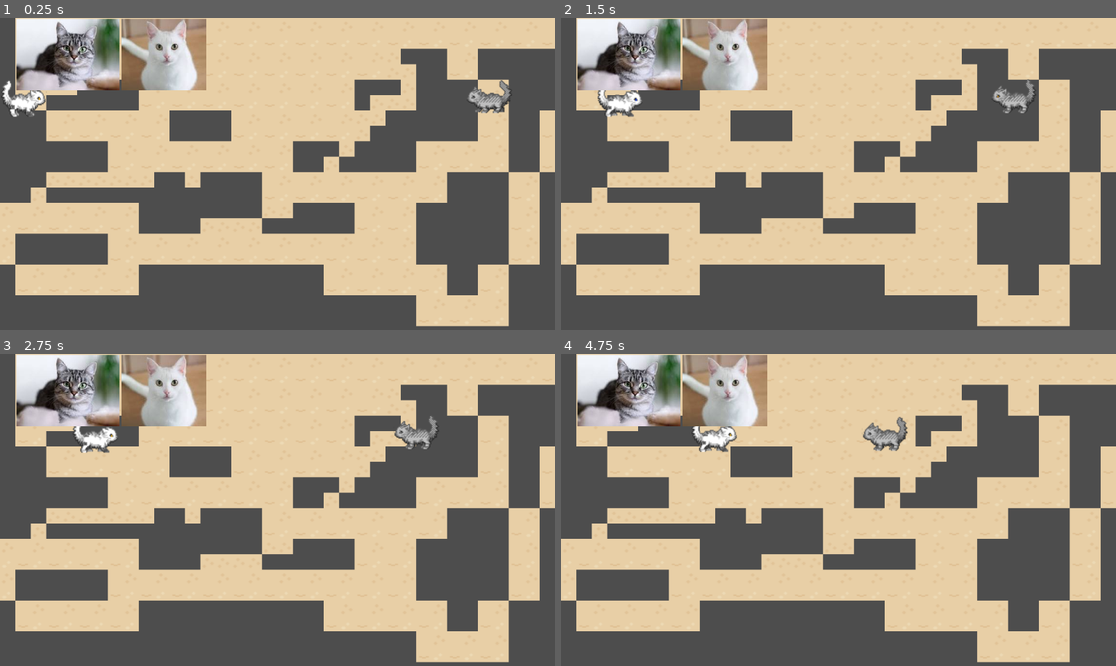
Above: before the commit, frames 1-4 (two rows, left to right).
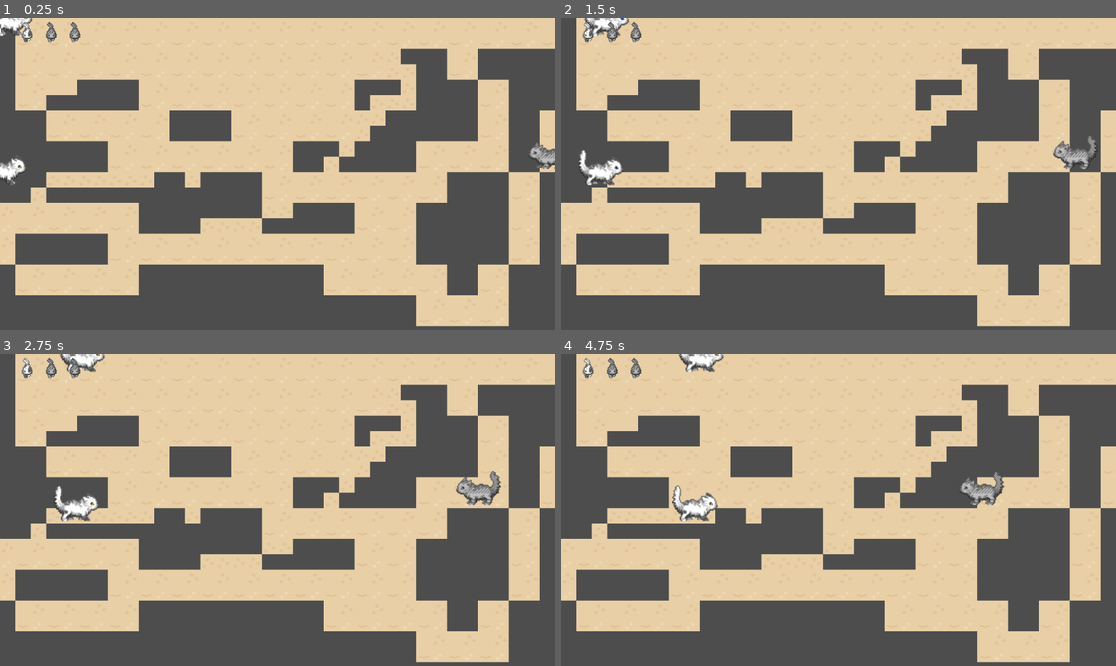
Above: after the commit, the same moments.

Repository: KimmelDevs/Pawrena-
Game: Godot game, scene res://main.tscn
Two runs of this game, one before a commit and one after it. Both use one fixed random seed, a clock stepped at 60 frames per second and the inputs below.
Inputs (mouse positions are in pixels of both pictures, inside the frame that each line leads up to; where the layout moved, square brackets give the same spot in the first picture):
- Up to frame 1 (0.25 s): no input
- Up to frame 2 (1.5 s): click (633, 55) at 0.52 s; click (588, 55) [627, 55] at 1.25 s
- Up to frame 3 (2.75 s): click (49, 391) [166, 391] at 2 s
- Up to frame 4 (4.75 s): click (588, 391) [627, 391] at 2.75 s; click (610, 391) [727, 391] at 3.5 s; click (633, 391) at 4.27 s

The runs differ from the first frame. In frame 1, 9.2% of the frame differs, in the area x 0-100%, y 0-54%; in frame 2, 9.3%; in frame 3, 9.5%; in frame 4, 9.7%, in the area x 2-80%, y 0-54%.

Commit message:
cat shooter

Diff:
--- /dev/null
+++ b/Projectiles/cat_projectile.tscn
@@ -0,0 +1,61 @@
+[gd_scene load_steps=7 format=3 uid="uid://0cug6tlndhwf"]
+
+[ext_resource type="Texture2D" uid="uid://csm4ufmkjclll" path="res://CatButton2.png" id="1_6ayv4"]
+[ext_resource type="Script" uid="uid://dygbie6midc4c" path="res://cat_projectile.gd" id="1_jfoqw"]
+
+[sub_resource type="RectangleShape2D" id="RectangleShape2D_jfoqw"]
+
+[sub_resource type="Animation" id="Animation_vcqd4"]
+resource_name = "new_animation"
+tracks/0/type = "value"
+tracks/0/imported = false
+tracks/0/enabled = true
+tracks/0/path = NodePath("Sprite2D:frame")
+tracks/0/interp = 1
+tracks/0/loop_wrap = true
+tracks/0/keys = {
+"times": PackedFloat32Array(0, 0.0333333, 0.0666666, 0.1, 0.133333, 0.2, 0.233333, 0.266667, 0.3, 0.333333, 0.366667, 0.4, 0.433333, 0.466667, 0.5, 0.533333, 0.566667, 0.633333, 0.666667, 0.733333, 0.766667, 0.833333, 0.866667, 0.933333),
+"transitions": PackedFloat32Array(1, 1, 1, 1, 1, 1, 1, 1, 1, 1, 1, 1, 1, 1, 1, 1, 1, 1, 1, 1, 1, 1, 1, 1),
+"update": 1,
+"values": [0, 0, 0, 0, 0, 0, 0, 0, 0, 0, 0, 0, 0, 0, 0, 0, 0, 0, 0, 0, 0, 0, 0, 0]
+}
+
+[sub_resource type="Animation" id="Animation_utpcu"]
+length = 0.001
+tracks/0/type = "value"
+tracks/0/imported = false
+tracks/0/enabled = true
+tracks/0/path = NodePath("Sprite2D:frame")
+tracks/0/interp = 1
+tracks/0/loop_wrap = true
+tracks/0/keys = {
+"times": PackedFloat32Array(0),
+"transitions": PackedFloat32Array(1),
+"update": 1,
+"values": [0]
+}
+
+[sub_resource type="AnimationLibrary" id="AnimationLibrary_83kph"]
+_data = {
+&"RESET": SubResource("Animation_utpcu"),
+&"new_animation": SubResource("Animation_vcqd4")
+}
+
+[node name="Cat_Projectile" type="Node2D"]
+script = ExtResource("1_jfoqw")
+
+[node name="Sprite2D" type="Sprite2D" parent="."]
+scale = Vector2(0.738889, 0.517241)
+texture = ExtResource("1_6ayv4")
+
+[node name="ChaseArea" type="Area2D" parent="."]
+
+[node name="CollisionShape2D" type="CollisionShape2D" parent="ChaseArea"]
+shape = SubResource("RectangleShape2D_jfoqw")
+
+[node name="AnimationPlayer" type="AnimationPlayer" parent="."]
+libraries = {
+&"": SubResource("AnimationLibrary_83kph")
+}
+
+[connection signal="area_entered" from="ChaseArea" to="." method="_on_chase_area_area_entered"]
--- /dev/null
+++ b/cat_projectile.gd
@@ -0,0 +1,40 @@
+extends Node2D
+
+@export var speed := 200.0
+@export var damage := 1
+var target: Node2D = null
+var has_hit := false  # ✅ Add flag to prevent multiple hits
+
+@onready var chase_area = $ChaseArea
+@onready var anim = $AnimationPlayer
+
+func _ready():
+	if anim:
+		anim.play("Fly")  # Optional flying animation
+	chase_area.connect("area_entered", Callable(self, "_on_chase_area_entered"))
+
+func _process(delta):
+	if has_hit:
+		return  # ✅ Don't move or do anything if already hit
+
+	if target and is_instance_valid(target):
+		var direction = (target.global_position - global_position).normalized()
+		global_position += direction * speed * delta
+	else:
+		queue_free()
+
+func _on_chase_area_entered(area: Area2D):
+	if has_hit:
+		return  # ✅ Already hit once, ignore further collisions
+
+	# Ignore detection areas like "ChaseArea"
+	if area.name == "ChaseArea" or area.is_in_group("detection_zones"):
+		return
+
+	var body = area.get_parent()
+
+	if body == target:
+		if "take_damage" in body:
+			body.take_damage(damage)
+		has_hit = true
+		queue_free()  # ✅ Remove projectile after hitting target
--- /dev/null
+++ b/cat_unit_3.gd
@@ -0,0 +1,91 @@
+extends Node2D
+
+@export var speed := 30.0
+@export var max_hp := 8
+@export var damage := 2
+@export var attack_interval := 2.0
+@export var projectile_scene: PackedScene = preload("res://Projectiles/cat_projectile.tscn")
+
+@onready var anim = $AnimationPlayer
+@onready var chase_area = $ChaseArea
+@onready var detector_area = $Detector  # Make sure this exists in your scene!
+
+var hp := max_hp
+var is_attacking = false
+var is_chasing = false
+var attack_timer := 0.0
+var current_target: Node2D = null
+
+func _ready():
+	anim.play("Walk")
+	chase_area.connect("area_entered", _on_chase_area_entered)
+	chase_area.connect("area_exited", _on_chase_area_exited)
+	detector_area.connect("area_entered", _on_detector_area_entered)
+
+func _process(delta):
+	if is_attacking:
+		if current_target == null or not is_instance_valid(current_target):
+			stop_attacking()
+			return
+
+		look_at(current_target.global_position)
+		attack_timer -= delta
+		if attack_timer <= 0:
+			fire_projectile()
+			attack_timer = attack_interval
+	elif is_chasing and current_target:
+		var direction = (current_target.global_position - global_position).normalized()
+		position += direction * speed * delta
+	else:
+		position.x += speed * delta  # Default walk
+
+func _on_detector_area_entered(area: Area2D):
+	var detected = area.get_parent()
+	if not detected.is_in_group("enemy"):
+		return
+
+	print("Cat 3 target acquired: ", detected)
+	is_attacking = true
+	is_chasing = false
+	speed = 0
+	anim.play("Attack")
+	current_target = detected
+	attack_timer = 0
+
+func _on_chase_area_entered(area: Area2D):
+	var detected = area.get_parent()
+	if detected.is_in_group("enemy") and not is_attacking:
+		print("Cat 3 sees target, chasing: ", detected)
+		current_target = detected
+		is_chasing = true
+		anim.play("Walk")
+
+func _on_chase_area_exited(area: Area2D):
+	var detected = area.get_parent()
+	if detected == current_target and is_chasing:
+		print("Cat 3 lost chase target.")
+		current_target = null
+		is_chasing = false
+
+func fire_projectile():
+	if not projectile_scene or not current_target:
+		return
+
+	var projectile = projectile_scene.instantiate()
+	projectile.global_position = global_position
+	projectile.target = current_target
+	projectile.damage = damage
+	get_tree().current_scene.add_child(projectile)
+
+func take_damage(amount: int) -> void:
+	hp -= amount
+	print("Cat 3 HP: ", hp)
+	if hp <= 0:
+		queue_free()
+
+func stop_attacking():
+	print("Target gone. Cat 3 resumes walk.")
+	is_attacking = false
+	current_target = null
+	speed = 30.0
+	anim.play("Walk")
--- /dev/null
+++ b/cat_unit_3.tscn
@@ -0,0 +1,76 @@
+[gd_scene load_steps=8 format=3 uid="uid://dvvb6dsbnnq8b"]
+
+[ext_resource type="Texture2D" uid="uid://31osrwkcovcf" path="res://catniprince.png" id="1_ah53o"]
+[ext_resource type="Script" uid="uid://2mhipovcfhxy" path="res://cat_unit_3.gd" id="1_yqe4u"]
+
+[sub_resource type="Animation" id="Animation_kek77"]
+length = 0.001
+tracks/0/type = "value"
+tracks/0/imported = false
+tracks/0/enabled = true
+tracks/0/path = NodePath("Sprite2D:frame")
+tracks/0/interp = 1
+tracks/0/loop_wrap = true
+tracks/0/keys = {
+"times": PackedFloat32Array(0),
+"transitions": PackedFloat32Array(1),
+"update": 1,
+"values": [12]
+}
+
+[sub_resource type="Animation" id="Animation_5vw27"]
+resource_name = "Walk"
+loop_mode = 1
+tracks/0/type = "value"
+tracks/0/imported = false
+tracks/0/enabled = true
+tracks/0/path = NodePath("Sprite2D:frame")
+tracks/0/interp = 1
+tracks/0/loop_wrap = true
+tracks/0/keys = {
+"times": PackedFloat32Array(0, 0.133333, 0.266667, 0.4, 0.533333, 0.666667, 0.8, 0.933333),
+"transitions": PackedFloat32Array(1, 1, 1, 1, 1, 1, 1, 1),
+"update": 1,
+"values": [12, 13, 14, 15, 16, 12, 13, 14]
+}
+
+[sub_resource type="AnimationLibrary" id="AnimationLibrary_4c57u"]
+_data = {
+&"RESET": SubResource("Animation_kek77"),
+&"Walk": SubResource("Animation_5vw27")
+}
+
+[sub_resource type="RectangleShape2D" id="RectangleShape2D_ah53o"]
+size = Vector2(50, 31)
+
+[sub_resource type="CircleShape2D" id="CircleShape2D_t0jrj"]
+radius = 144.674
+
+[node name="CatUnit3" type="Node2D" groups=["player"]]
+script = ExtResource("1_yqe4u")
+
+[node name="Sprite2D" type="Sprite2D" parent="."]
+scale = Vector2(1, 1.083)
+texture = ExtResource("1_ah53o")
+offset = Vector2(3, 3)
+hframes = 6
+vframes = 3
+frame = 12
+
+[node name="AnimationPlayer" type="AnimationPlayer" parent="."]
+libraries = {
+&"": SubResource("AnimationLibrary_4c57u")
+}
+
+[node name="Detector" type="Area2D" parent="." groups=["player"]]
+
+[node name="CollisionShape2D" type="CollisionShape2D" parent="Detector"]
+position = Vector2(2, 3.5)
+shape = SubResource("RectangleShape2D_ah53o")
+one_way_collision_margin = 57.5
+
+[node name="ChaseArea" type="Area2D" parent="."]
+
+[node name="CollisionShape2D" type="CollisionShape2D" parent="ChaseArea"]
+position = Vector2(3.5, -3.5)
+shape = SubResource("CircleShape2D_t0jrj")
--- a/main.gd
+++ b/main.gd
@@ -3,14 +3,14 @@
 @onready var tilemap = $Grid
 @onready var units = $Units
 
-@onready var cat_scene_2 = preload("res://cat_unit.tscn")
-@onready var cat_scene_1 = preload("res://cat_unit_2.tscn")
+@onready var cat_scene_1 = preload("res://cat_unit_2.tscn") # Cat 1
+@onready var cat_scene_2 = preload("res://cat_unit.tscn")   # Cat 2
+@onready var cat_scene_3 = preload("res://cat_unit_3.tscn") # Cat 3
 
 var selected_unit_scene : PackedScene = null
 
 func _ready():
-	selected_unit_scene = cat_scene_2
-
+	selected_unit_scene = cat_scene_1
 
 func _unhandled_input(event):
 	if event is InputEventMouseButton and event.pressed and event.button_index == MOUSE_BUTTON_LEFT:
@@ -31,15 +31,16 @@
 		selected_unit_scene = cat_scene_1
 	elif index == 1:
 		selected_unit_scene = cat_scene_2
+	elif index == 2:
+		selected_unit_scene = cat_scene_3
 	else:
 		print("Invalid unit index")
 
-
 func _on_cat_button_1_pressed() -> void:
 	selected_unit_scene = cat_scene_1
-	 # Replace with function body.
-
 
 func _on_cat_button_2_pressed() -> void:
 	selected_unit_scene = cat_scene_2
- # Replace with function body.
+
+func _on_cat_button_3_pressed() -> void:
+	selected_unit_scene = cat_scene_3
--- a/main.tscn
+++ b/main.tscn
@@ -1,11 +1,13 @@
-[gd_scene load_steps=9 format=4 uid="uid://ca017ywp5o6yv"]
+[gd_scene load_steps=11 format=4 uid="uid://ca017ywp5o6yv"]
 
 [ext_resource type="Script" uid="uid://ftyi0f1lh1yx" path="res://main.gd" id="1_h2yge"]
+[ext_resource type="Texture2D" uid="uid://b01ganydlesct" path="res://CatButton1.png" id="2_7mycd"]
 [ext_resource type="Texture2D" uid="uid://ohyqyeuoc4un" path="res://Tilled_Dirt_v2.png" id="3_1bvp3"]
+[ext_resource type="Texture2D" uid="uid://csm4ufmkjclll" path="res://CatButton2.png" id="3_272bh"]
 [ext_resource type="PackedScene" uid="uid://bq4rc1gcsh74m" path="res://cat_unit.tscn" id="3_h2yge"]
 [ext_resource type="PackedScene" uid="uid://drb8rllhtv14c" path="res://cat_unit_2.tscn" id="4_272bh"]
-[ext_resource type="Texture2D" uid="uid://d7xypa0ti4yv" path="res://greybutton.jpg" id="6_kek77"]
-[ext_resource type="Texture2D" uid="uid://bj6c72ic0pchw" path="res://whitecat.jpg" id="7_4c57u"]
+[ext_resource type="PackedScene" uid="uid://dvvb6dsbnnq8b" path="res://cat_unit_3.tscn" id="7_272bh"]
+[ext_resource type="PackedScene" uid="uid://0cug6tlndhwf" path="res://Projectiles/cat_projectile.tscn" id="8_5vw27"]
 
 [sub_resource type="TileSetAtlasSource" id="TileSetAtlasSource_lquwl"]
 texture = ExtResource("3_1bvp3")
@@ -91,24 +93,29 @@
 [node name="UnitSelector" type="HBoxContainer" parent="UI"]
 offset_left = 34.0
 offset_top = 2.0
-offset_right = 74.0
-offset_bottom = 42.0
+offset_right = 428.0
+offset_bottom = 150.0
 
 [node name="CatButton1" type="TextureButton" parent="UI/UnitSelector"]
 layout_mode = 2
 toggle_mode = true
 button_pressed = true
 action_mode = 0
-texture_normal = ExtResource("6_kek77")
-stretch_mode = 0
+texture_normal = ExtResource("2_7mycd")
 
 [node name="CatButton2" type="TextureButton" parent="UI/UnitSelector"]
 layout_mode = 2
 toggle_mode = true
 button_pressed = true
 action_mode = 0
-texture_normal = ExtResource("7_4c57u")
-stretch_mode = 0
+texture_normal = ExtResource("3_272bh")
+
+[node name="CatButton3" type="TextureButton" parent="UI/UnitSelector"]
+layout_mode = 2
+toggle_mode = true
+button_pressed = true
+action_mode = 0
+texture_normal = ExtResource("3_272bh")
 
 [node name="Grid" type="TileMapLayer" parent="."]
 tile_map_data = PackedByteArray("AAACAAMAAAABAAYAAAACAAIAAAABAAUAAAADAAIAAAAAAAUAAAADAAEAAAAAAAYAAAAEAAAAAAABAAUAAAAEAP …(8704 unchanged characters)…
@@ -117,10 +124,14 @@
 [node name="Units" type="Node2D" parent="."]
 
 [node name="CatUnit" parent="Units" instance=ExtResource("3_h2yge")]
-position = Vector2(14, 84)
+position = Vector2(-6, 155)
 
 [node name="CatUnit2" parent="Units" instance=ExtResource("4_272bh")]
-position = Vector2(515, 77)
+position = Vector2(579, 135)
+
+[node name="CatUnit3" parent="Units" instance=ExtResource("7_272bh")]
+
+[node name="Cat_Projectile" parent="Units" instance=ExtResource("8_5vw27")]
 
 [node name="Camera2D" type="Camera2D" parent="."]
 anchor_mode = 0
@@ -128,3 +139,4 @@
 
 [connection signal="pressed" from="UI/UnitSelector/CatButton1" to="." method="_on_cat_button_1_pressed"]
 [connection signal="pressed" from="UI/UnitSelector/CatButton2" to="." method="_on_cat_button_2_pressed"]
+[connection signal="pressed" from="UI/UnitSelector/CatButton3" to="." method="_on_cat_button_3_pressed"]
Binary file added: CatButton1.png
Not shown, added: CatButton1.png.import
Binary file added: CatButton2.png
Not shown, added: CatButton2.png.import
Not shown, added: cat_projectile.gd.uid
Not shown, added: cat_unit_3.gd.uid
Not shown, added: Projectiles/cat_projectile.tscn4986944457.tmp
Not shown, removed: main.tscn.depren
